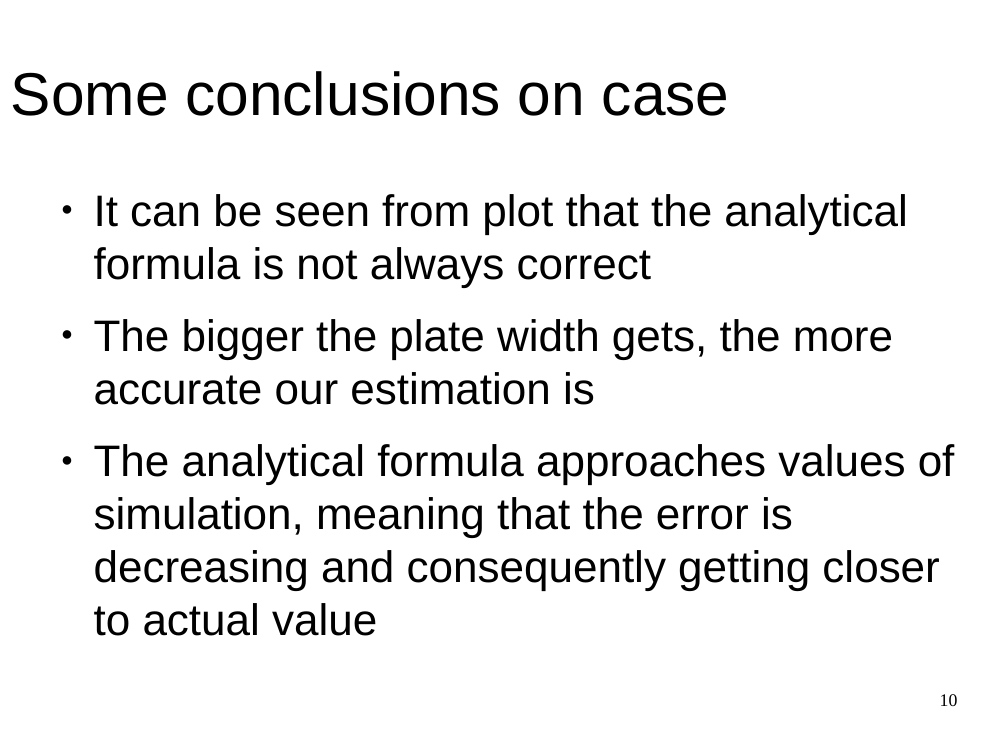
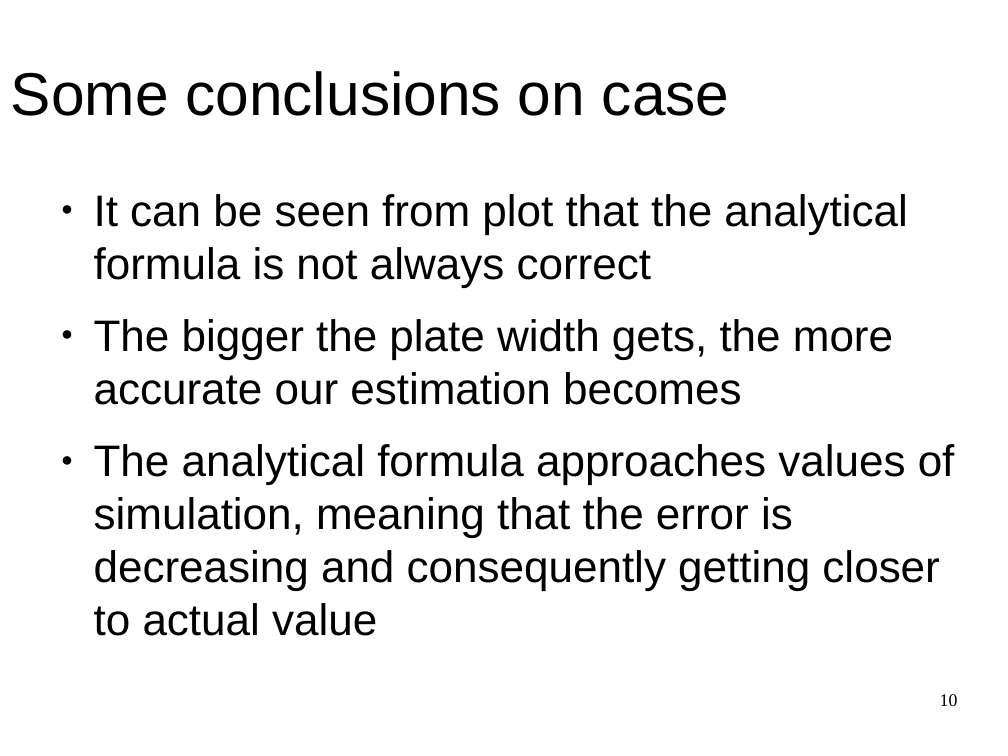
Before and after one commit to pootisman/TTY_WTL, a slide deck: slide 10 of Pres.odp. Drawn at 1008x756 pixels with LibreOffice and Linux fonts; fonts in the diff are those of the drawing; background and template pictures are left out. Boxes give left, top, right and bottom in pixels: in the first picture for what was removed or moved away, otherwise in the second. Text is boxed around its words. In the diff, an @@ line names an element or a change of style, - is before the commit and + after.

```diff
--- a/Pres.odp
+++ b/Pres.odp
@@ text at bbox=[94, 319, 893, 405]: text changed @@
-● The bigger the plate width gets, the more accurate our estimation is
+● The bigger the plate width gets, the more accurate our estimation becomes
```
Also in this commit, not shown: 19 other files.
